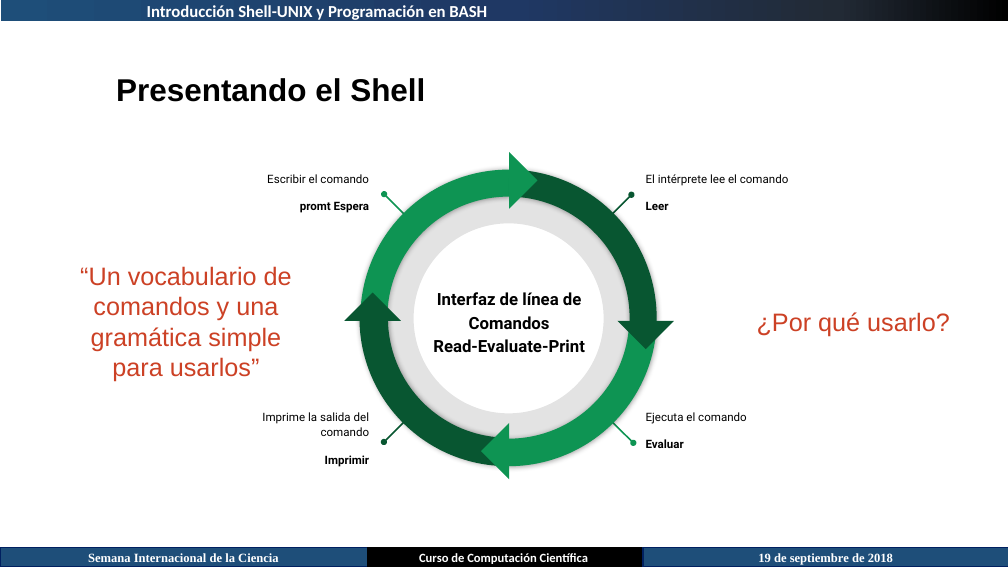
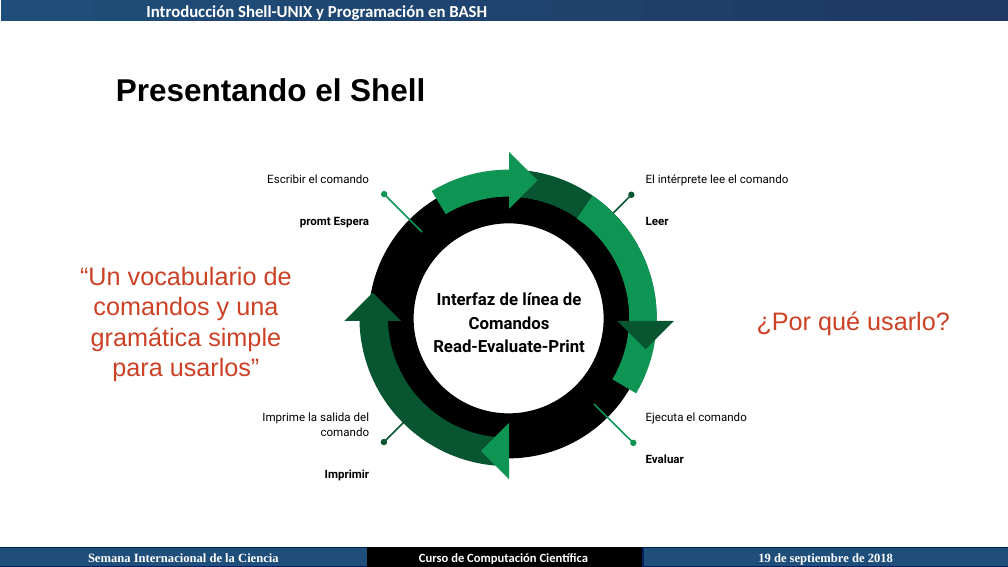
Before and after one commit to juan-pineda/Curso_computacion_cientifica, a slide deck: slide 3 of 03-Shell-Unix/Introduccion_Shell-UNIX.pptx. Drawn at 1008x567 pixels with LibreOffice and Linux fonts; fonts in the diff are those of the drawing. Boxes give left, top, right and bottom in pixels: in the first picture for what was removed or moved away, otherwise in the second. Text is boxed around its words. In the diff, an @@ line names an element or a change of style, - is before the commit and + after.

```diff
--- a/03-Shell-Unix/Introduccion_Shell-UNIX.pptx
+++ b/03-Shell-Unix/Introduccion_Shell-UNIX.pptx
@@ rectangle at bbox=[1, 0, 1008, 21]: fill gradient #1E4E79 to #1F3864 to #222A35 to #000000 to gradient #1E4E79 to #1F3864 @@
@@ arch (boxed as its full ring) at bbox=[305, 115, 710, 520]: shadow off @@
@@ arch (boxed as its full ring) at bbox=[306, 115, 711, 520]: shadow off; rotation 330 to 30 degrees @@
@@ arch (boxed as its full ring) at bbox=[306, 115, 711, 520]: shadow off @@
@@ arch (boxed as its full ring) at bbox=[306, 115, 711, 520]: shadow off; rotation 210 to 150 degrees @@
@@ donut at bbox=[369, 178, 649, 458]: fill #000000 at 11% opacity to #000000 @@
@@ 4 texts: place and size @@
-4 texts at bbox=[262, 174, 789, 467]
+4 texts at bbox=[262, 174, 789, 481]
@@ rectangle "Semana Internacional de la Ciencia" at bbox=[0, 547, 368, 566]: outline #002060 1 pt to #002060 0.99 pt @@
@@ rectangle "Curso de Computación Científica" at bbox=[368, 547, 644, 566]: outline #000000 1 pt to #000000 0.99 pt @@
```
Also in this commit, not shown: 37 other slides changed, 6 other files.
